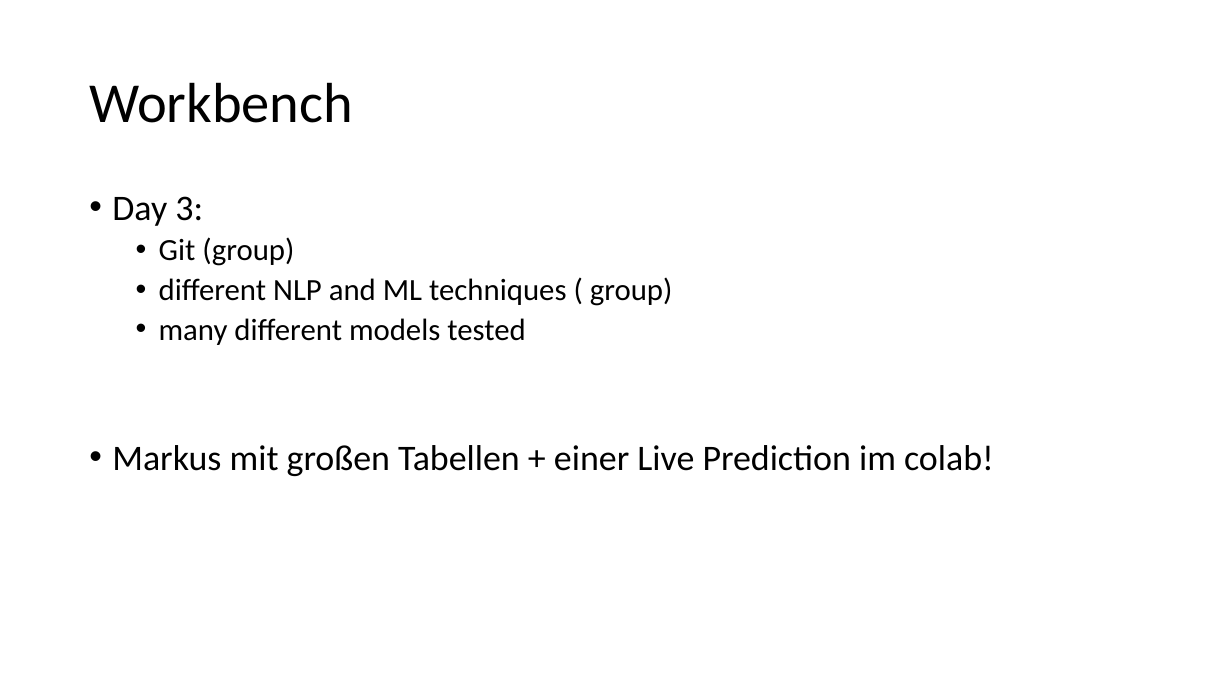
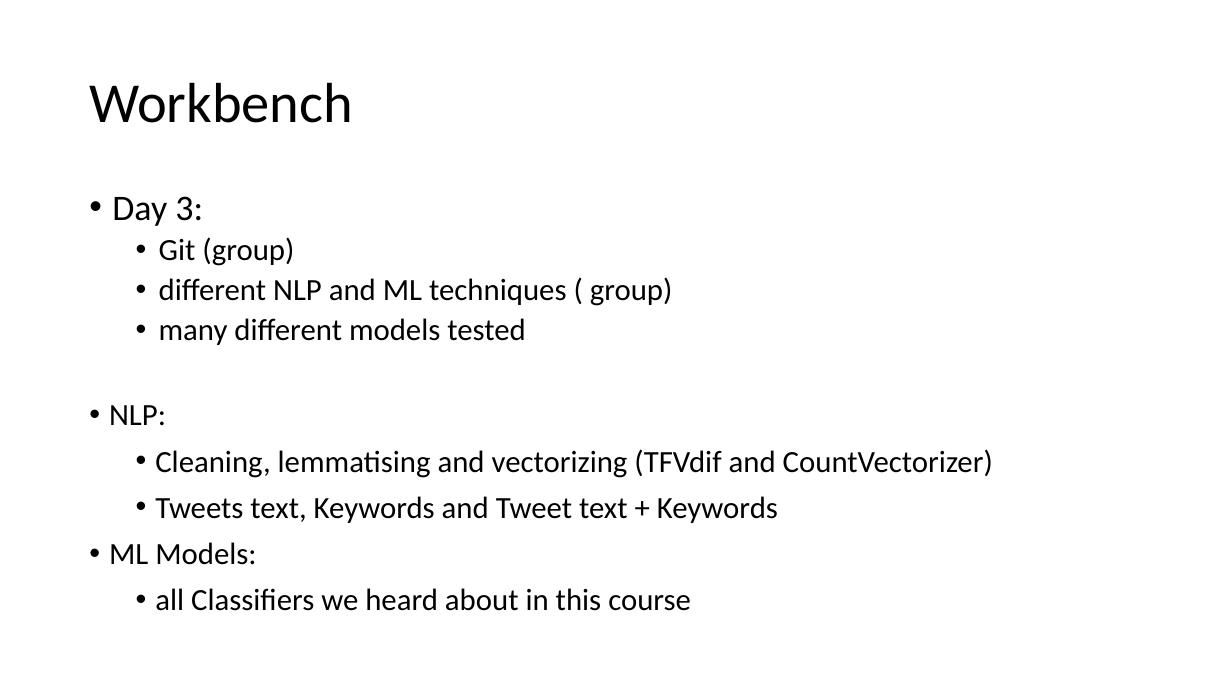
Before and after one commit to julia105/NLP-Project, a slide deck: slide 6 of Presentation Fire.pptx. Drawn at 1232x693 pixels with LibreOffice and Linux fonts; fonts in the diff are those of the drawing. Boxes give left, top, right and bottom in pixels: in the first picture for what was removed or moved away, otherwise in the second. Text is boxed around its words. In the diff, an @@ line names an element or a change of style, - is before the commit and + after.

Commit message:
Add files via upload
Markus Slides integriert

```diff
--- a/Presentation Fire.pptx
+++ b/Presentation Fire.pptx
@@ text at (109, 405, 993, 611): text changed; size 28 to 24 pt @@
-• Markus mit großen Tabellen + einer Live Prediction im colab!
+• NLP:
+  • Cleaning, lemmatising and vectorizing (TFVdif and CountVectorizer)
+  • Tweets text, Keywords and Tweet text + Keywords
+• ML Models:
+  • all Classifiers we heard about in this course
```
Also in this commit, not shown: 9 other slides changed, 3 slides added.
